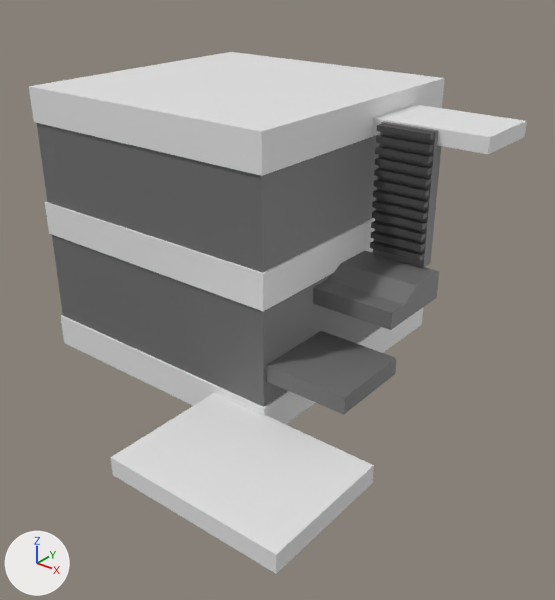
The FBX model Assets/Models/floor4.fbx, before and after one commit.
Both versions are drawn from a 50 mm camera at (3.53, -4.04, 2.89) aimed at (0.67, -0.46, 0.67). Lighting does not change. The marker at lower left points along +X, +Y and +Z. Where no turn or scale is listed for an object, it has been applied to the vertices.

In view in the first picture: 'floor4.0', 'floor4.0Extras', 'floor4.1', 'floor4.1Extras', 'floor4.2', 'floor4.3', 'floor4.3Extras', 'floor4.4', 'floor4.4Extras'.
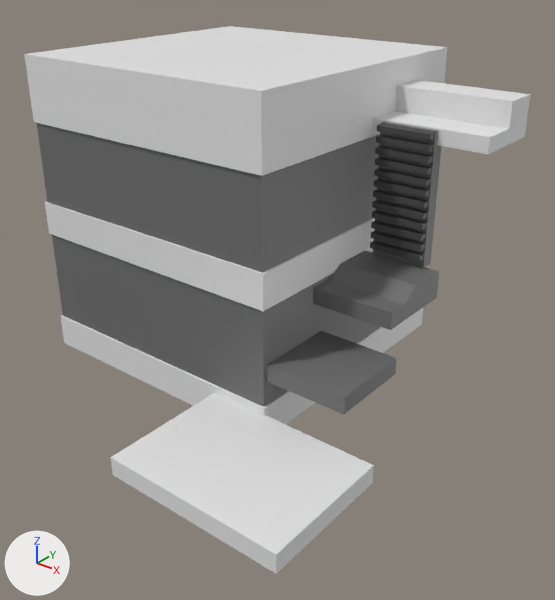
Location of each change, [x1, y1, x2, y2] in pixels of the pictures (555 x 600 px):
'floor4.4', mesh rescaled (21% taller): before [29, 52, 445, 176]; after [24, 26, 448, 176]
'floor4.4Extras', reshaped (47% taller): before [372, 104, 527, 154]; after [372, 80, 531, 154]
part 2 of me_cube_039, built on: before [375, 104, 527, 131]; after [375, 80, 531, 131]

The change, as a diff of the scene's bpy script:
```diff
--- a/Assets/Models/floor4.fbx.py
+++ b/Assets/Models/floor4.fbx.py
@@ me_cube_039 @@
 # used by ob_floor4_4extras; location = (0.0, 0.0, 1.82)
-me_cube_039.from_pydata(...)  # 8 vertices, 6 faces; spans x 0.937..1.777, y 0.081..0.602, z -0.1..-0.001
+me_cube_039.from_pydata(...)  # 16 vertices, 14 faces; spans x 0.937..1.777, y 0.081..0.602, z -0.1..0.159
+# me_cube_039 part 2
+# 4 faces are deleted
+# 8 vertices are added at x 0.937..1.777, y 0.342..0.602, z -0.1..0.159
+# 12 new faces join them
@@ me_cube_034 @@
 me_cube_034.from_pydata(...)  # 8 vertices, 6 faces; spans x -1.0..1.0, y -1.0..1.0, z -0.12..0.12
 # used by ob_floor4_4; location = (0.0, 0.0, 1.82)
+# me_cube_034 part 1: the whole mesh is scaled about its middle by (1, 1, 1.87), then moved by (0.0, 0.0, 0.1)
```
